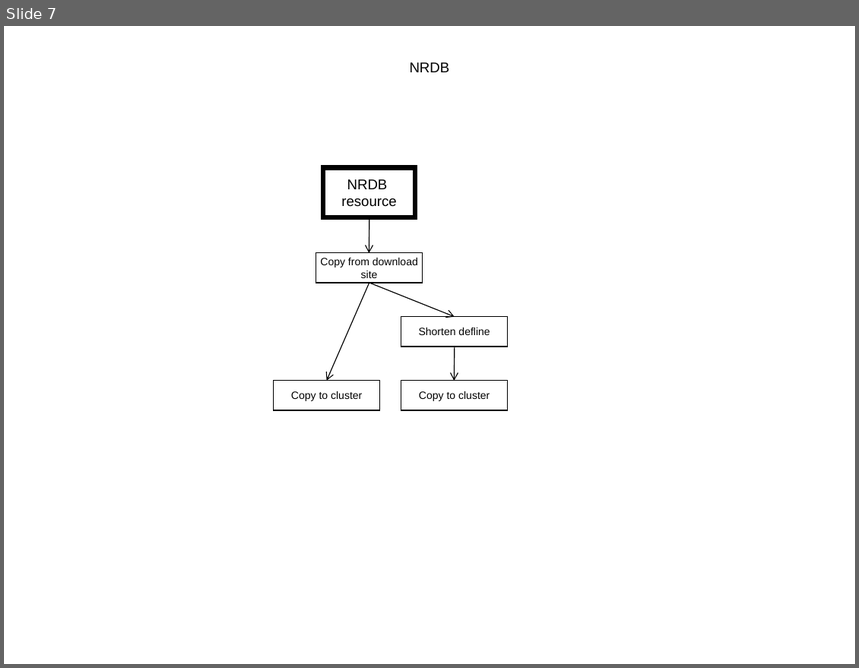
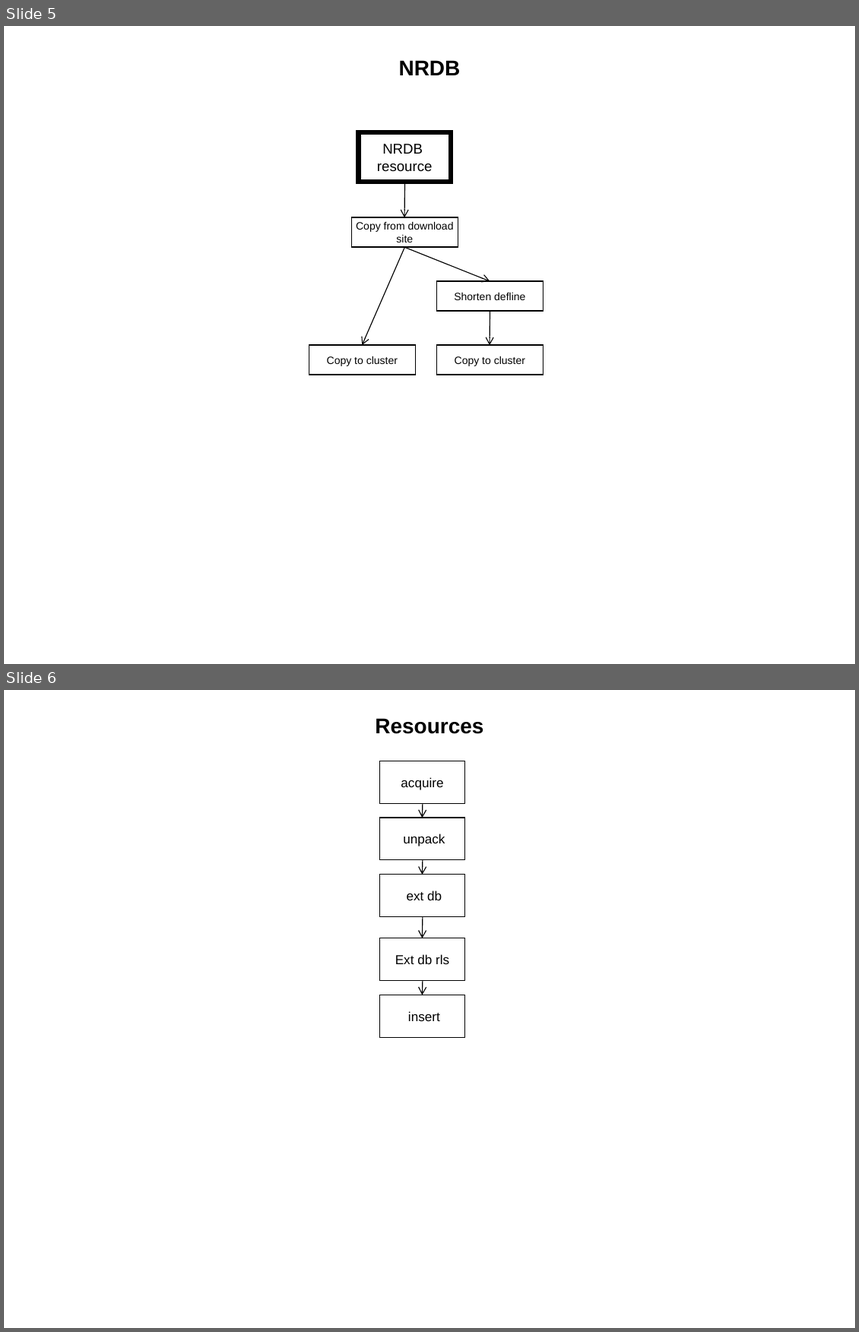
Before and after one commit to VEuPathDB/ApiCommonData, a slide deck: Load/doc/workflow/plasmodb/7.7/ApiWorkFlow.ppt. Shown one above the other, each under a label of ours: slide 7 before the commit, slides 5 and 6 after it. The pictures are 859x668 and 859x1332 pixels, drawn with LibreOffice and Linux fonts; fonts in the diff are those of the drawing. Boxes give left, top, right and bottom in pixels: in the first picture for what was removed or moved away, otherwise in the second. Text is boxed around its words. In the diff, an @@ line names an element or a change of style, - is before the commit and + after.

```diff
--- a/Load/doc/workflow/plasmodb/7.7/ApiWorkFlow.ppt
+++ b/Load/doc/workflow/plasmodb/7.7/ApiWorkFlow.ppt
@@ slide 6 added at (4,690,855,1328), background #FFFFFF @@
@@ title added at (375,718,484,734), 18 pt, text #000000, bold @@
+Resources
@@ rectangle added at (380,761,465,803), outline #000000 0.74 pt, 11 pt, text #000000 @@
+acquire
@@ arrow added from (423, 803) to (422, 818), #000000 0.74 pt @@
@@ rectangle added at (380,818,465,860), outline #000000 0.74 pt, 11 pt, text #000000 @@
+unpack
@@ arrow added from (423, 860) to (422, 875), #000000 0.74 pt @@
@@ rectangle added at (380,875,465,917), outline #000000 0.74 pt, 11 pt, text #000000 @@
+ext db
@@ arrow added from (423, 917) to (422, 939), #000000 0.74 pt @@
@@ rectangle added at (380,939,465,981), outline #000000 0.74 pt, 11 pt, text #000000 @@
+Ext db rls
@@ arrow added from (423, 981) to (422, 996), #000000 0.74 pt @@
@@ rectangle added at (380,995,465,1037), outline #000000 0.74 pt, 11 pt, text #000000 @@
+insert
@@ what was slide 7 is now slide 5 @@
@@ slide 5 changed as well @@
@@ title "NRDB" at (399,60,461,75): size 12 to 18 pt, bold on @@
@@ 5 rectangles: place and size @@
-5 rectangles at (274,168,508,411)
+5 rectangles at (309,132,543,375)
@@ 4 arrows: place and size @@
-4 arrows at (326,218,454,381)
+4 arrows at (363,183,490,345)
```
Also in this commit, not shown: 6 other slides changed, 10 other slides added, 2 other files.
